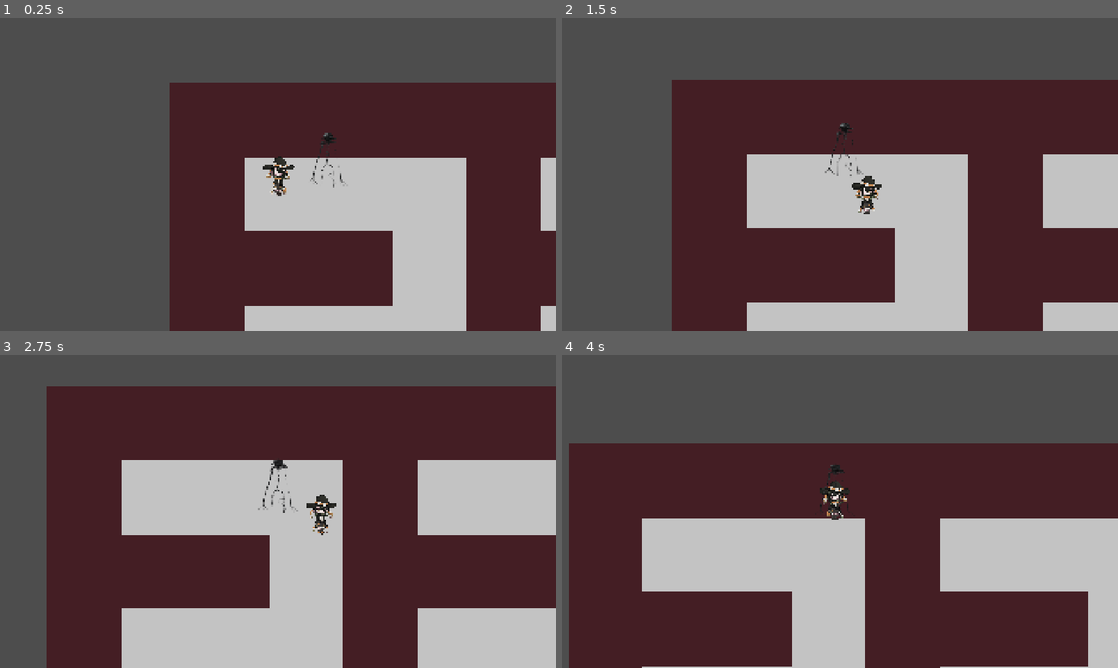
Above: before the commit, frames 1-4 (two rows, left to right).
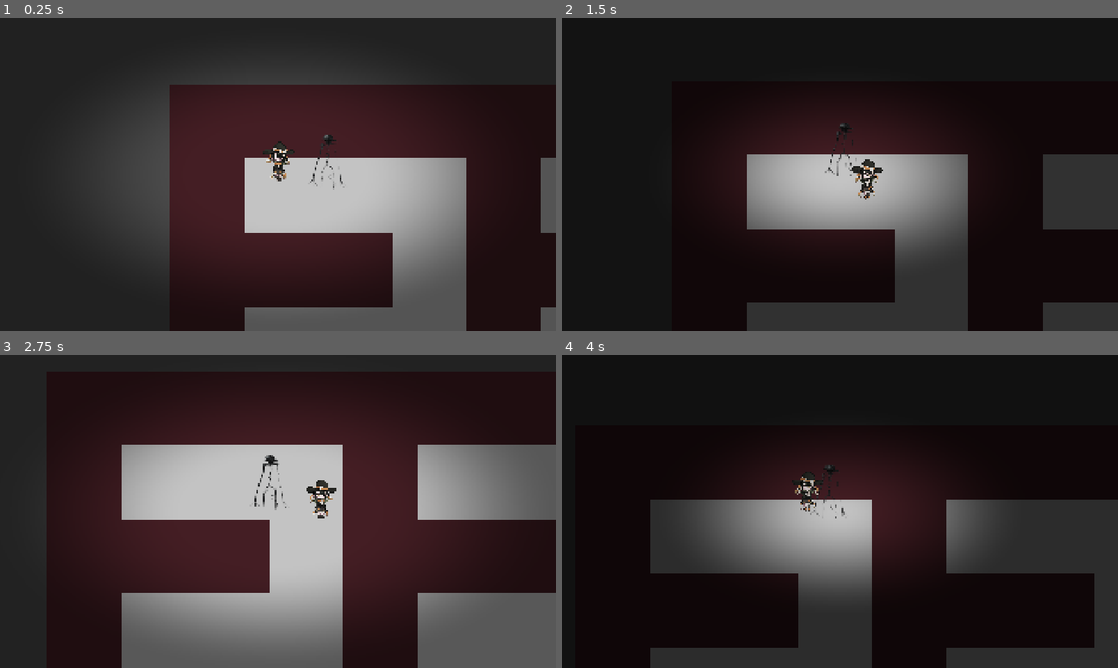
Above: after the commit, the same moments.

Repository: NaN-Plus-Plus/Panic-At-the-Office
Game: Godot game, scene res://scenes/Maze/Main.tscn
The game is run twice, just before and just after one commit, with the same random seed, the same clock (stepped at 60 frames per second) and the same inputs.
Inputs:
- Up to frame 1 (0.25 s): no input
- Up to frame 2 (1.5 s): hold D (move_right) 0.53-1.28 s; hold S (move_down) from 1.28 s (still down)
- Up to frame 3 (2.75 s): release S (move_down) at 2.03 s; hold D (move_right) from 2.03 s (still down)
- Up to frame 4 (4 s): release D (move_right) at 2.78 s; hold W (move_up) 2.78-3.53 s; hold A (move_left) from 3.53 s (still down)

The runs differ from the first frame. In frame 1, 67% of the frame differs, in the area x 0-100%, y 0-100%; in frame 2, 94%; in frame 3, 66%; in frame 4, 91%.

Commit message:
vignette

Diff:
--- a/panic-at-the-office/characters/MC/MC.tscn
+++ b/panic-at-the-office/characters/MC/MC.tscn
@@ -7,20 +7,32 @@
 [sub_resource type="RectangleShape2D" id="RectangleShape2D_bhunq"]
 size = Vector2(27, 20)
 
-[node name="Mc" type="CharacterBody2D" unique_id=978937542]
+[sub_resource type="CircleShape2D" id="CircleShape2D_1rxyu"]
+radius = 200.0
+
+[node name="Mc" type="CharacterBody2D" unique_id=978937542 node_paths=PackedStringArray("monster_area")]
 motion_mode = 1
 script = ExtResource("1_imnk3")
-speed = null
+monster_area = NodePath("MonsterArea")
 
 [node name="Sprite2D" type="Sprite2D" parent="." unique_id=1688845578]
 texture_filter = 1
+position = Vector2(0, -28)
 texture = ExtResource("2_lve1s")
 
 [node name="CollisionShape2D" type="CollisionShape2D" parent="." unique_id=1328361254]
-position = Vector2(0.5, 28)
+position = Vector2(0.5, 0)
 shape = SubResource("RectangleShape2D_bhunq")
 
 [node name="Camera2D" type="Camera2D" parent="." unique_id=1391218887]
+position = Vector2(0, -28)
 zoom = Vector2(2, 2)
 position_smoothing_enabled = true
 script = ExtResource("3_m0y0c")
+
+[node name="MonsterArea" type="Area2D" parent="." unique_id=638366843]
+collision_layer = 0
+collision_mask = 2
+
+[node name="CollisionShape2D" type="CollisionShape2D" parent="MonsterArea" unique_id=446478552]
+shape = SubResource("CircleShape2D_1rxyu")
--- a/panic-at-the-office/characters/MC/mc.gd
+++ b/panic-at-the-office/characters/MC/mc.gd
@@ -2,6 +2,24 @@
 
 
 @export var speed: float = 200.0
+@export var monster_area: Area2D
+
+var monster: WireMonster
+
+
+func _ready():
+	var camera := get_node_or_null("Camera2D") as Camera2D
+	if camera and camera.has_method("snap_to_player"):
+		camera.snap_to_player()
+
+	Globals.player = self
+
+	monster_area.body_entered.connect(monster_detected)
+	monster_area.body_exited.connect(monster_left)
+
+
+func _process(_delta):
+	apply_vignette()
 
 
 func _physics_process(_delta):
@@ -17,9 +35,20 @@
 	move_and_slide()
 
 
-func _ready():
-	var camera := get_node_or_null("Camera2D") as Camera2D
-	if camera and camera.has_method("snap_to_player"):
-		camera.snap_to_player()
+func monster_detected(body: Node2D):
+	if body is WireMonster and !monster:
+		monster = body
 
-	Globals.player = self
+
+func monster_left(body: Node2D):
+	if body == monster:
+		monster = null
+
+
+func apply_vignette():
+	if monster:
+		Globals.vignette.set_shader_parameter("strength", clampf(1.0 - global_position.distance_to(monster.global_position) / 200, 0.0, 1.0))
+		Globals.vignette.set_shader_parameter("radius", clampf(global_position.distance_to(monster.global_position) / 200, 0.0, 1.0))
+	else:
+		Globals.vignette.set_shader_parameter("strength", 0)
+		Globals.vignette.set_shader_parameter("radius", 1)
--- a/panic-at-the-office/characters/Wire Monster/wire_monster.gd
+++ b/panic-at-the-office/characters/Wire Monster/wire_monster.gd
@@ -1,4 +1,5 @@
 extends CharacterBody2D
+class_name WireMonster
 
 
 const SPEED = 100.0
--- a/panic-at-the-office/characters/Wire Monster/wire_monster.tscn
+++ b/panic-at-the-office/characters/Wire Monster/wire_monster.tscn
@@ -6,6 +6,7 @@
 [sub_resource type="CircleShape2D" id="CircleShape2D_imf1u"]
 
 [node name="WireMonster" type="CharacterBody2D" unique_id=1574792864 node_paths=PackedStringArray("nav_agent")]
+collision_layer = 2
 collision_mask = 0
 script = ExtResource("1_imf1u")
 nav_agent = NodePath("NavigationAgent2D")
--- a/panic-at-the-office/globals.gd
+++ b/panic-at-the-office/globals.gd
@@ -2,3 +2,4 @@
 
 
 var player: CharacterBody2D
+var vignette: ShaderMaterial
--- a/panic-at-the-office/project.godot
+++ b/panic-at-the-office/project.godot
@@ -40,7 +40,8 @@
 "res://audio/": "yellow",
 "res://characters/": "green",
 "res://scenes/": "teal",
-"res://scripts/": "blue"
+"res://scripts/": "blue",
+"res://shaders/": "pink"
 }
 
 [input]
--- a/panic-at-the-office/scenes/Maze/Main.tscn
+++ b/panic-at-the-office/scenes/Maze/Main.tscn
@@ -1,10 +1,20 @@
 [gd_scene format=3 uid="uid://ct4ia7byxn3tv"]
 
 [ext_resource type="PackedScene" uid="uid://bwkeh60b4q1ih" path="res://scenes/Maze/Biom.tscn" id="1_10rdu"]
+[ext_resource type="Script" uid="uid://t2lwibb76jpx" path="res://scenes/Maze/main.gd" id="1_mgnkh"]
 [ext_resource type="PackedScene" uid="uid://b4bgh77ofnm8m" path="res://characters/MC/MC.tscn" id="2_gsqt7"]
 [ext_resource type="PackedScene" uid="uid://2mrx4ulwqgfi" path="res://characters/Wire Monster/wire_monster.tscn" id="3_6ay71"]
+[ext_resource type="Shader" uid="uid://bthichoji131i" path="res://shaders/scary_shader.gdshader" id="4_0bjed"]
 
-[node name="Main" type="Node2D" unique_id=786101504]
+[sub_resource type="ShaderMaterial" id="ShaderMaterial_mgnkh"]
+shader = ExtResource("4_0bjed")
+shader_parameter/strength = 0.0
+shader_parameter/radius = 1.0
+shader_parameter/softness = 0.35
+
+[node name="Main" type="Node2D" unique_id=786101504 node_paths=PackedStringArray("VignetteRect")]
+script = ExtResource("1_mgnkh")
+VignetteRect = NodePath("CanvasLayer/VignetteRect")
 
 [node name="Biom" parent="." unique_id=1919071673 instance=ExtResource("1_10rdu")]
 
@@ -13,3 +23,13 @@
 
 [node name="WireMonster" parent="." unique_id=1574792864 instance=ExtResource("3_6ay71")]
 position = Vector2(292, 183)
+
+[node name="CanvasLayer" type="CanvasLayer" parent="." unique_id=735453278]
+
+[node name="VignetteRect" type="ColorRect" parent="CanvasLayer" unique_id=636802589]
+material = SubResource("ShaderMaterial_mgnkh")
+anchors_preset = 15
+anchor_right = 1.0
+anchor_bottom = 1.0
+grow_horizontal = 2
+grow_vertical = 2
--- /dev/null
+++ b/panic-at-the-office/scenes/Maze/main.gd
@@ -0,0 +1,8 @@
+extends Node2D
+
+
+@export var VignetteRect: ColorRect
+
+
+func _ready() -> void:
+	Globals.vignette = VignetteRect.material as ShaderMaterial
--- /dev/null
+++ b/panic-at-the-office/shaders/scary_shader.gdshader
@@ -0,0 +1,23 @@
+shader_type canvas_item;
+
+uniform sampler2D screen_texture : hint_screen_texture, repeat_disable;
+
+uniform float strength : hint_range(0.0, 1.0) = 0.0;
+uniform float radius : hint_range(0.0, 1.0) = 1.0;
+uniform float softness : hint_range(0.01, 1.0) = 0.35;
+
+void fragment() {
+    vec4 scene = texture(screen_texture, SCREEN_UV);
+
+    vec2 centered_uv = SCREEN_UV - vec2(0.5);
+    float distance_from_center = length(centered_uv) * 2.0;
+
+    float vignette = smoothstep(
+        radius * 1.5 - softness,
+        radius * 1.5 + softness,
+        distance_from_center
+    );
+
+    scene.rgb *= 1.0 - vignette * strength;
+    COLOR = scene;
+}
Not shown, added: panic-at-the-office/scenes/Maze/main.gd.uid
Not shown, added: panic-at-the-office/shaders/scary_shader.gdshader.uid
